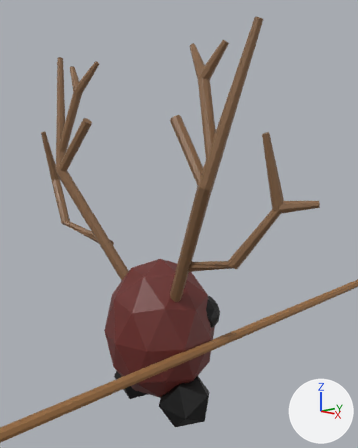
What one commit did to the Blender file public/models/azuki_king.blend.
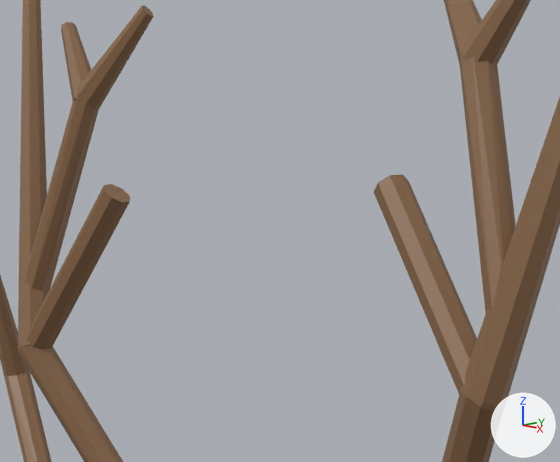
Old and new are each drawn whole from a camera (50 mm lens) standing at (6.39, -5.55, 4.91) and looking at (0.19, 0.27, 3.32) and again close up on the part from 14% to 64% of the width and 13% to 46% of the height. Arrows for +X, +Y and +Z are at lower right; the lights stay in place.

The first close-up shows 'Antler'.
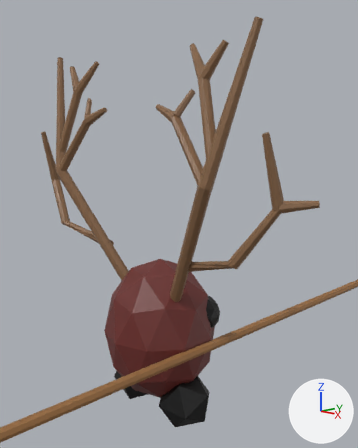
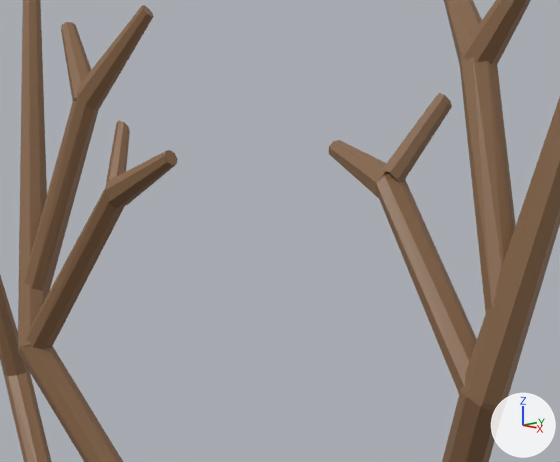
Commit message: Add one more fork to antlers

Diff of the bpy script that builds the scene:
```diff
--- a/public/models/azuki_king.blend.py
+++ b/public/models/azuki_king.blend.py
@@ me_circle_002 @@
 # used by ob_antler; location = (0.617, -0.538, 2.162); rotation_euler = (0.0, 0.549, 0.0), in degrees (0, 31, 0); scale = (0.584, 0.584, 1.0)
-me_circle_002.from_pydata(...)  # 144 vertices, 108 faces; spans x -2.71..2.15, y -0.63..0.72, z 0.01..4.43
+me_circle_002.from_pydata(...)  # 176 vertices, 134 faces; spans x -2.71..2.15, y -0.63..0.72, z 0.01..4.43
+# me_circle_002 part 1: a new loose piece of 16 vertices spanning x -2.02..-1.79, y -0.3..0.12, z 2.73..3.19, in mat_brown (brown #896648)
+# me_circle_002 part 2
+# 1 face is deleted
+# 8 vertices move from x -1.91..-1.81, y -0.36..-0.07, z 2.67..2.83 to x -1.93..-1.8, y -0.36..-0.07, z 2.67..2.82
+# 16 vertices are added at x -2.69..-1.83, y -0.36..-0.04, z 2.63..2.83
+# 17 new faces join them
 me_circle_002.materials.append(mat_brown)
```

Pixel boxes [x1, y1, x2, y2] of what changed, in the close-ups (560 x 462 px):
part 1 of me_circle_002, added (brown)
    after: [106, 93, 452, 183]
part 2 of me_circle_002, built on
    before: [26, 174, 477, 396]
    after: [26, 140, 477, 395]
